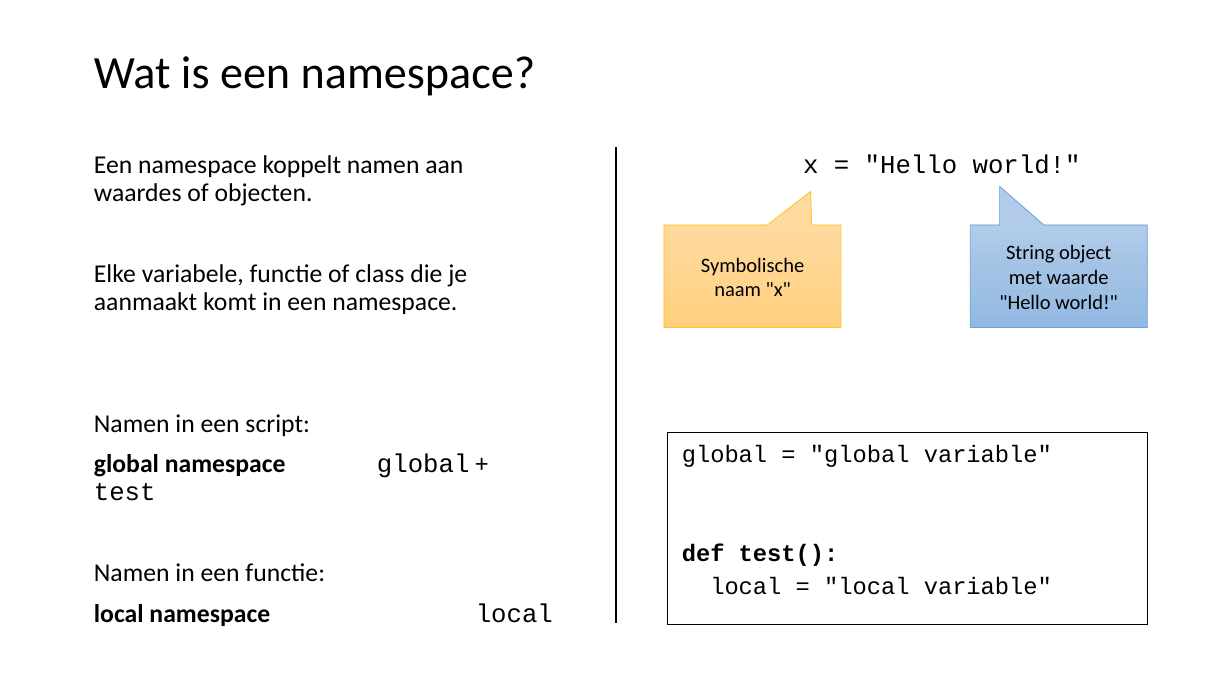
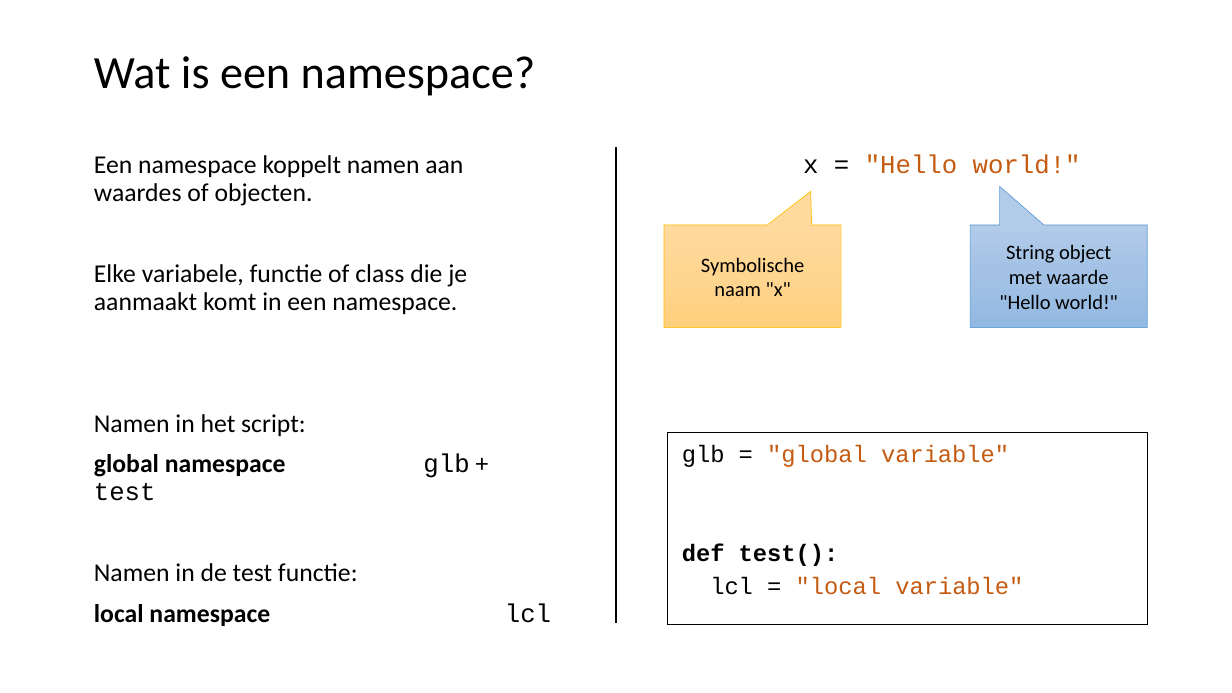
Before and after one commit to LFKoning/knowledge-sharing, a slide deck: slide 48 of python_course/1_basics_classes/python_cursus_1.pptx (slide 45 before the commit). Drawn at 1232x693 pixels with LibreOffice and Linux fonts; fonts in the diff are those of the drawing. Boxes give left, top, right and bottom in pixels: in the first picture for what was removed or moved away, otherwise in the second. Text is boxed around its words. In the diff, an @@ line names an element or a change of style, - is before the commit and + after.

```diff
--- a/python_course/1_basics_classes/python_cursus_1.pptx
+++ b/python_course/1_basics_classes/python_cursus_1.pptx
@@ text "x = "Hello world!"" at (x1=803, y1=155, x2=1081, y2=174): text colour #000000 to #C55A11 in ""Hello world!"" @@
@@ text at (x1=94, y1=414, x2=551, y2=626): text changed @@
-Namen in een script:
-global namespace global + test
-Namen in een functie:
-local namespace local
+Namen in het script:
+global namespace glb + test
+Namen in de test functie:
+local namespace lcl
@@ text in rectangle at (x1=682, y1=445, x2=1009, y2=467): text changed; text colour #000000 to #C55A11 @@
-global = "global variable"
+glb = "global variable"
@@ text in rectangle at (x1=710, y1=576, x2=1023, y2=595): text changed; text colour #000000 to #C55A11 @@
-local = "local variable"
+lcl = "local variable"
```
Also in this commit, not shown: 41 other slides changed, 6 slides added.
